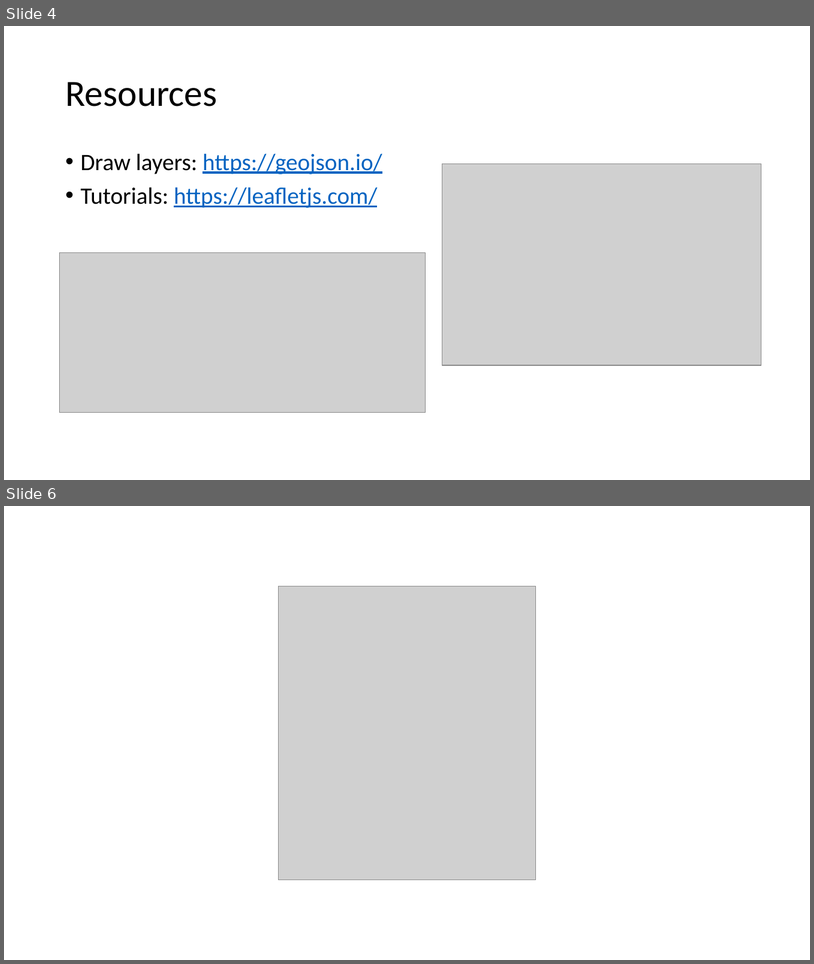
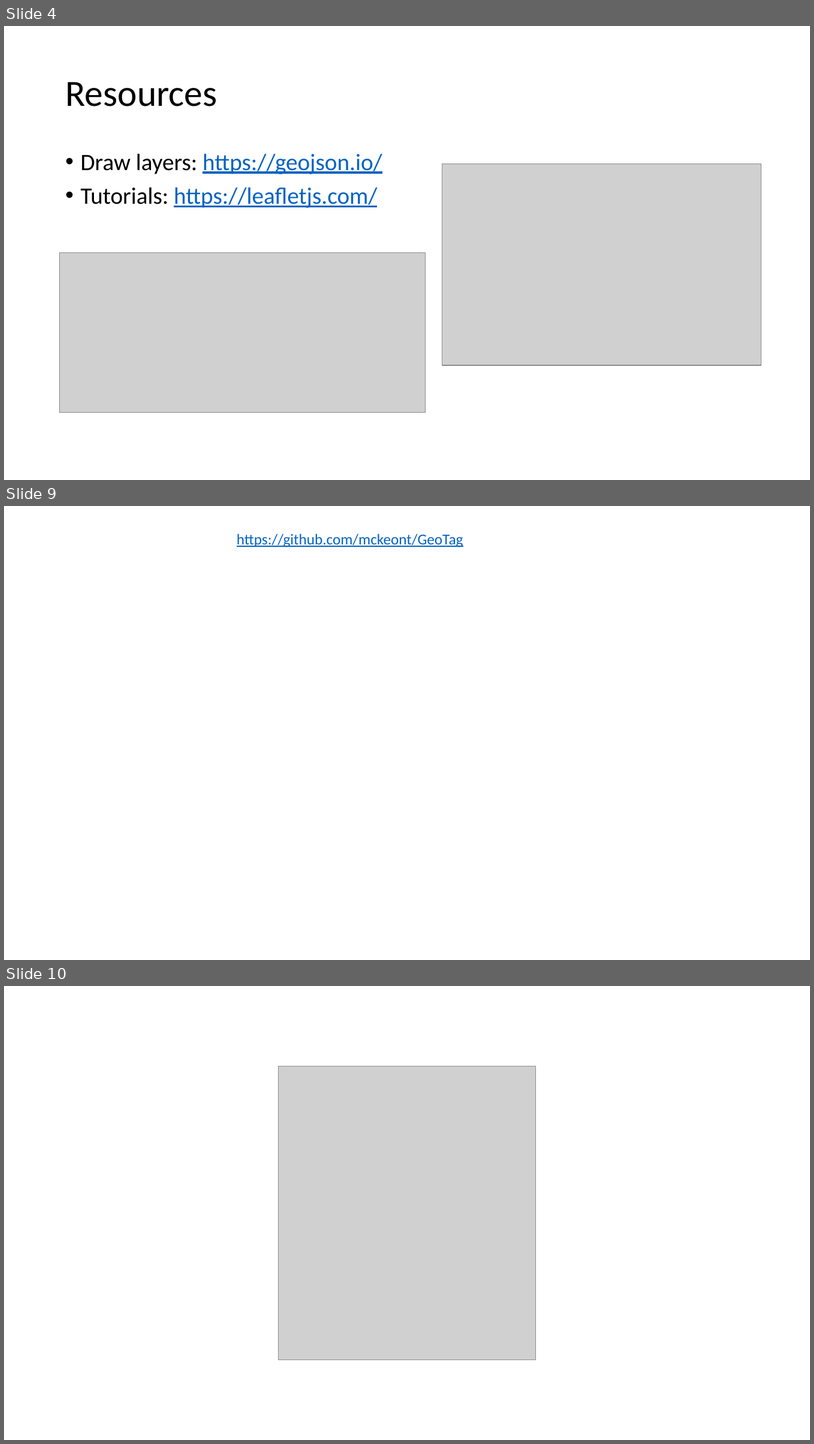
Before and after one commit to mckeont/GeoTag, a slide deck: Presentation/Presentation.pptx. Shown one above the other, each under a label of ours: slides 4 and 6 before the commit, slides 4, 9 and 10 after it; the slides between them are not shown. The pictures are 814x964 and 814x1444 pixels, drawn with LibreOffice and Linux fonts; fonts in the diff are those of the drawing; grey boxes stand for pictures; background and template pictures are left out. Boxes give left, top, right and bottom in pixels: in the first picture for what was removed or moved away, otherwise in the second. Text is boxed around its words. In the diff, an @@ line names an element or a change of style, - is before the commit and + after.

```diff
--- a/Presentation/Presentation.pptx
+++ b/Presentation/Presentation.pptx
@@ slide 9 added at box(4, 506, 810, 960), background picture (left out) @@
@@ text added at box(237, 534, 464, 547), 18 pt, text #0563C1, underline @@
+https://github.com/mckeont/GeoTag
@@ what was slide 6 is now slide 10 @@
```
Also in this commit, not shown: 2 slides changed, 4 other slides added, 1 slide removed.
